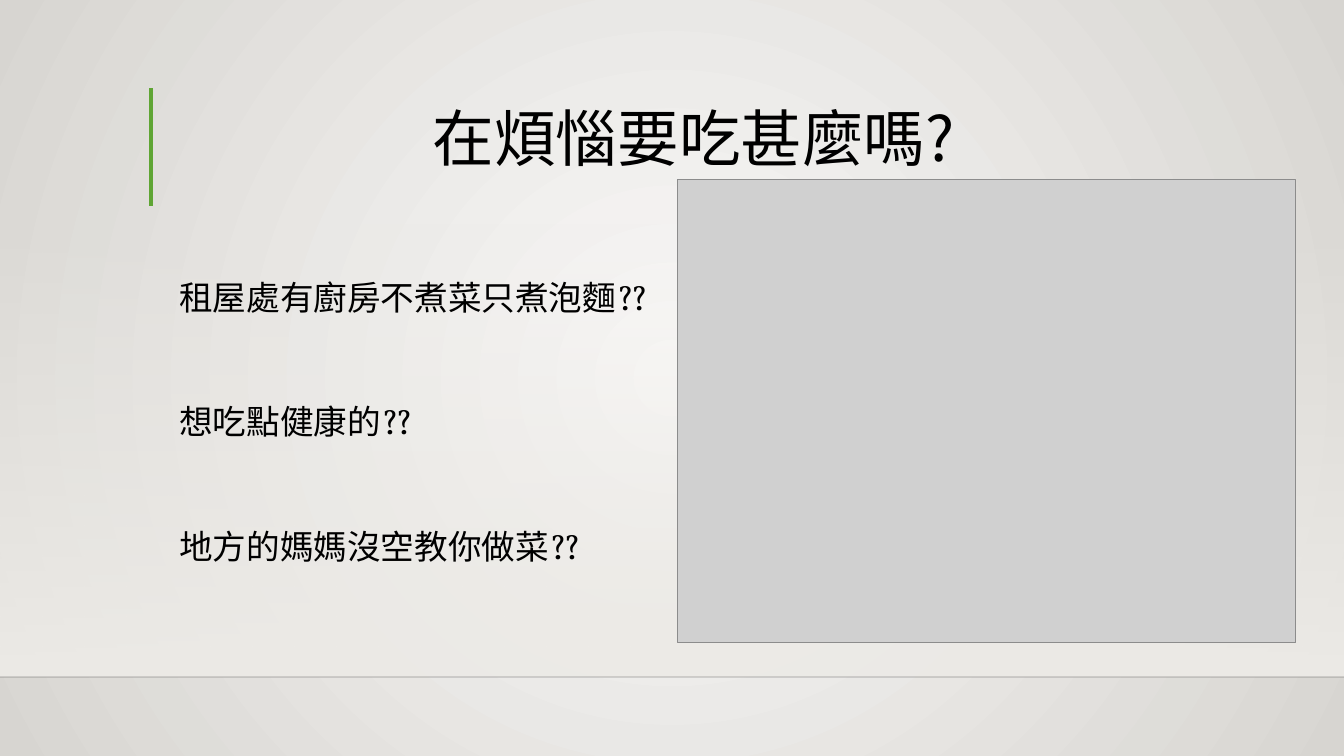
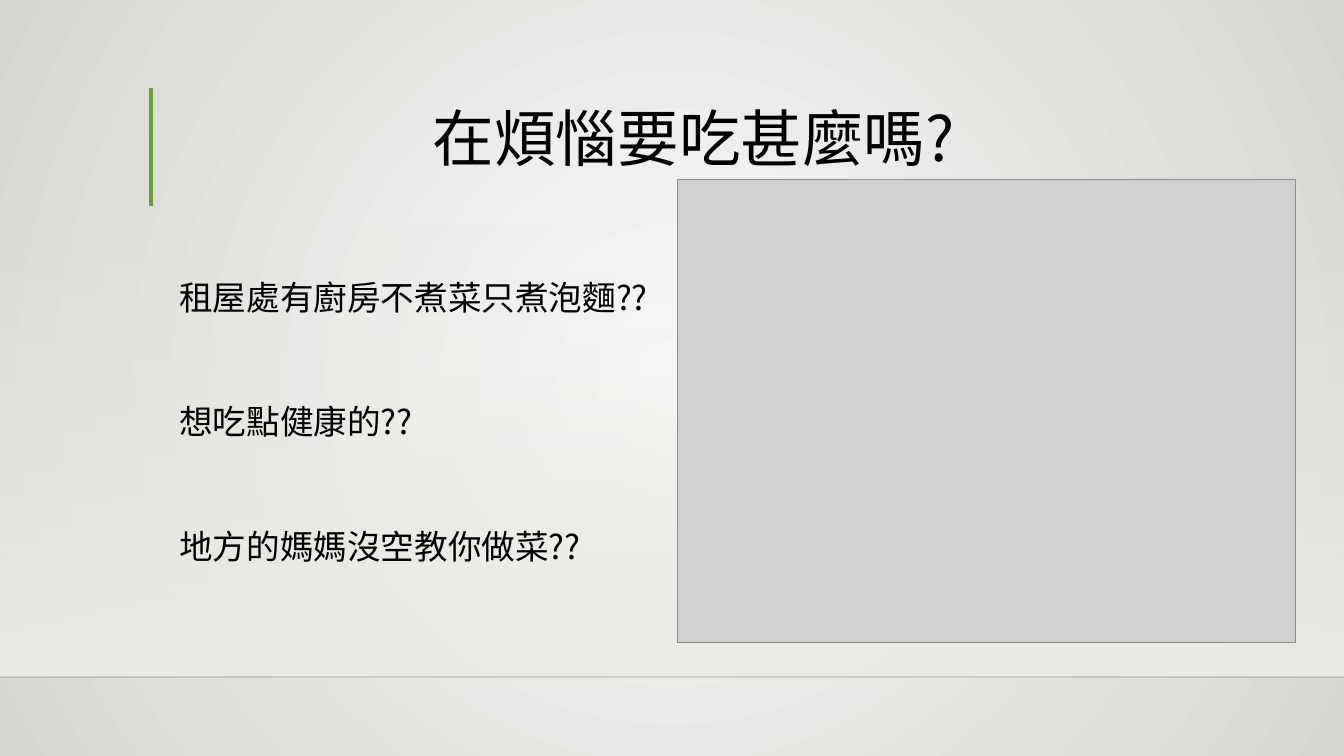
Before and after one commit to ren-hao/MidProject, a slide deck: slide 2 of Midterm_Project/PPT/iRecipe.pptx. Drawn at 1344x756 pixels with LibreOffice and Linux fonts; fonts in the diff are those of the drawing; grey boxes stand for pictures; background and template pictures are left out. Boxes give left, top, right and bottom in pixels: in the first picture for what was removed or moved away, otherwise in the second. Text is boxed around its words. In the diff, an @@ line names an element or a change of style, - is before the commit and + after.

```diff
--- a/Midterm_Project/PPT/iRecipe.pptx
+++ b/Midterm_Project/PPT/iRecipe.pptx
@@ text "租屋處有廚房不煮菜只煮泡麵??" at [179, 281, 648, 562]: font Vollkorn to Noto Sans CJK SC @@
```
Also in this commit, not shown: 6 other slides changed, 3 slides added, 1 slide removed, 1 other file.
